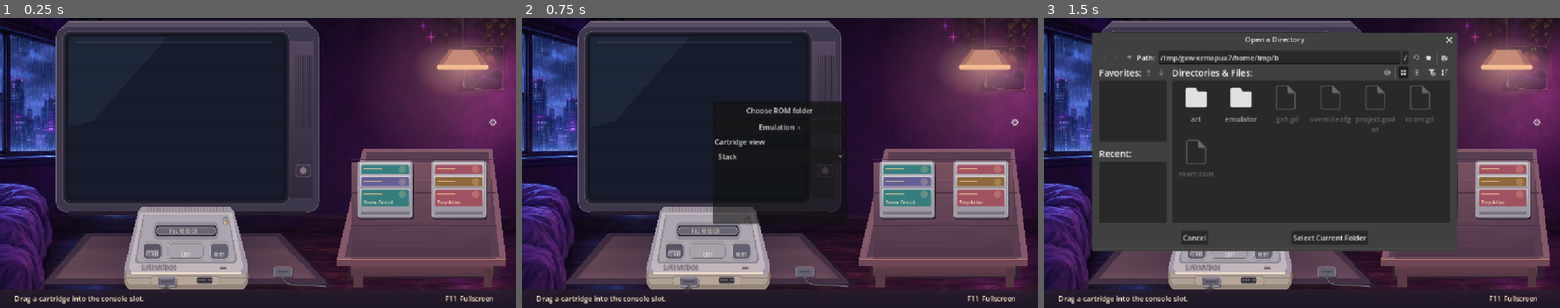
Above: before the commit, frames 1-3 (left to right).
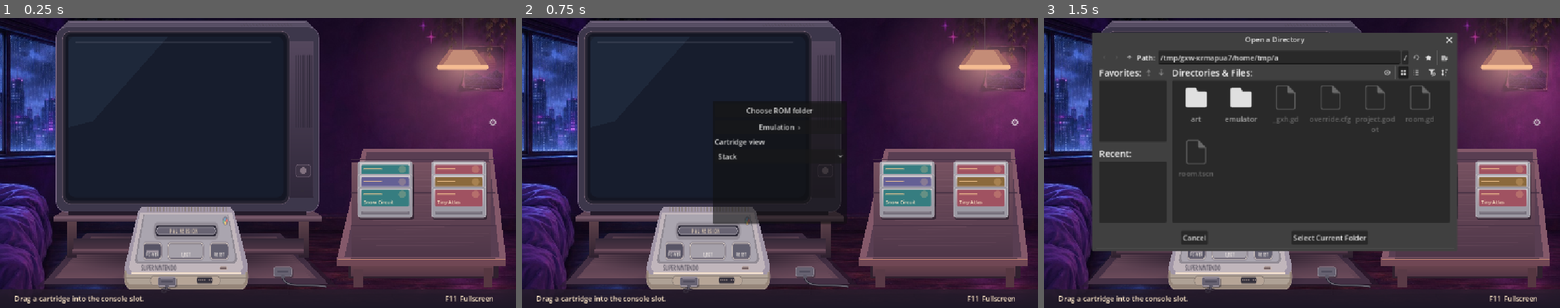
Above: after the commit, the same moments.

Repository: BaconBaps/snes
Game: Godot game, scene res://room.tscn
Same seed, same stepped clock (60 frames per second), same inputs: the game is played once before the commit and once after it.
Inputs:
- Up to frame 1 (0.25 s): no input
- Up to frame 2 (0.75 s): click "⚙" at 0.5 s
- Up to frame 3 (1.5 s): click "Choose ROM folder" at 1.25 s

The runs differ from the first frame. In frame 1, 1.4% of the frame differs, in the area x 10-63%, y 66-83%; in frame 2, 1.3%; in frame 3, 0.1%.

Commit message:
Add TV stand and default to Soft CRT without scanlines

Diff:
--- a/emulator/crt.gdshader
+++ b/emulator/crt.gdshader
@@ -2,8 +2,8 @@
 render_mode unshaded;
 
 uniform bool rgb565 = true;
-uniform bool scanlines = true;
-uniform int preset = 0;
+uniform bool scanlines = false;
+uniform int preset = 1;
 uniform vec2 glass_size = vec2(480.0, 360.0);
 
 void fragment() {
--- a/room.gd
+++ b/room.gd
@@ -54,7 +54,7 @@
 var crt := TextureRect.new()
 var room_dimmer := ColorRect.new()
 var ceiling_light_on := true
-var scanlines_enabled := true
+var scanlines_enabled := false
 var screen_spill := ColorRect.new()
 var screen_light := Color.BLACK
 var diagnostics := Label.new()
@@ -199,7 +199,7 @@
 
 	var scanlines := CheckButton.new()
 	scanlines.text = "Scanlines"
-	scanlines.button_pressed = true
+	scanlines.button_pressed = scanlines_enabled
 	scanlines.toggled.connect(func(enabled: bool):
 		scanlines_enabled = enabled
 		crt.material.set_shader_parameter("scanlines", enabled)
@@ -212,6 +212,7 @@
 	var shader_picker := OptionButton.new()
 	for preset in ["Standard", "Soft CRT", "RGB Mask"]:
 		shader_picker.add_item(preset)
+	shader_picker.select(1)
 	shader_picker.item_selected.connect(func(index: int):
 		crt.material.set_shader_parameter("preset", index))
 	page_controls.add_child(shader_picker)
@@ -526,6 +527,22 @@
 	line(Vector2(754, 539), Vector2(1128, 539), "#d49379", 2)
 	if titles.size() > page_size():
 		words("Scroll for more cartridges", 788, 572, 14)
+
+func draw_tv_stand() -> void:
+	# The console sits in front of the stand, with the TV's feet on its top.
+	glow(Vector2(419, 535), Vector2(315, 30), Color("#120d1990"))
+	for x in [150, 668]:
+		gradient(Rect2(x, 454, 21, 83), "#5d414a", "#2d202e")
+		line(Vector2(x + 3, 456), Vector2(x + 3, 532), "#9a697253")
+	gradient(Rect2(163, 493, 514, 24), "#342837", "#4d3545")
+	gradient(Rect2(162, 517, 516, 10), "#795464", "#392737")
+	line(Vector2(164, 517), Vector2(676, 517), "#a275804f")
+	shape([Vector2(121, 443), Vector2(149, 427), Vector2(692, 427),
+		Vector2(718, 443)], "#5f4556")
+	gradient(Rect2(121, 443, 597, 12), "#836274", "#463242")
+	line(Vector2(125, 443), Vector2(714, 443), "#ab80915c")
+	for x in [170, 646]:
+		rounded(Rect2(x, 434, 25, 7), 2, "#24202c")
 
 func draw_television() -> void:
 	draw_set_transform(TV_OFFSET)
@@ -660,6 +677,7 @@
 	draw_bedroom()
 	draw_ceiling_light()
 	draw_desk()
+	draw_tv_stand()
 	draw_television()
 	draw_console()
 	draw_controller_plugs()
